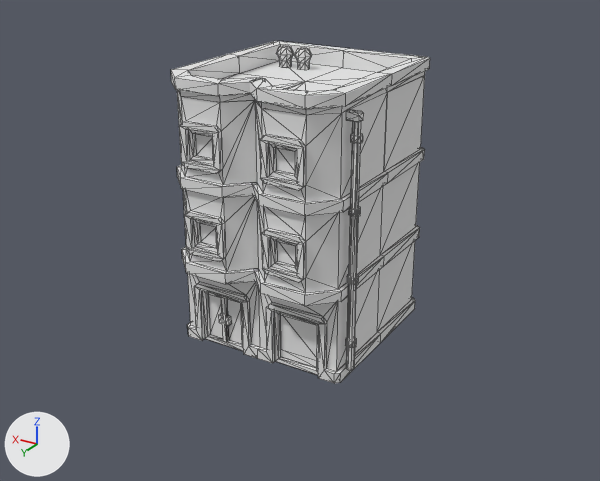
Before and after pictures for a commit that changed the glTF model assets/building-a.glb.
One viewpoint serves both versions: a 50 mm camera at (-1.84, 3.1, 2.01) aimed at (-0.04, 0.09, 0.5). Every picture has the same lights, and +X, +Y and +Z are marked at lower left. The first picture is the older version. Mesh edges are drawn as thin lines. Vertices at exactly the same position are counted once.

In view in the first picture: 'building-a'.
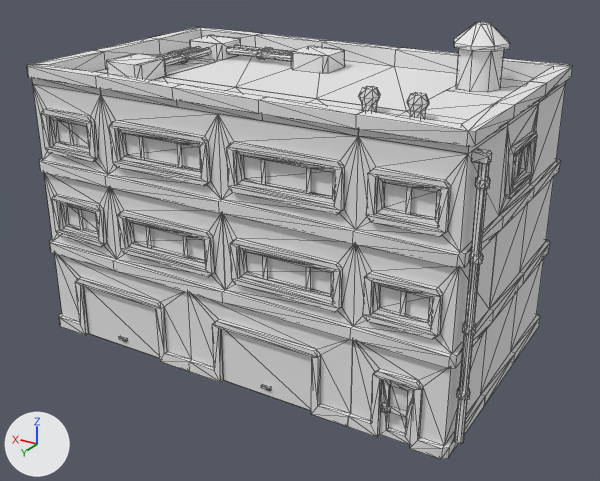
Where the change shows, as pixel boxes [x1, y1, x2, y2] in the pictures (600 x 481 px; the box of a moved part takes in the faces that stretch with it):
'building-a', reshaped (110% wider, 28% taller)
    before: [171, 41, 430, 383]
    after: [27, 22, 573, 459]
part 1 of me_building_a, added
    after: [178, 52, 189, 64]
part 2 of me_building_a, added
    after: [256, 49, 266, 60]
part 3 of me_building_a, moved or reshaped
    before: [380, 162, 420, 266]
    after: [520, 177, 554, 283]
part 4 of me_building_a, moved or reshaped
    before: [384, 75, 425, 183]
    after: [511, 258, 544, 362]
part 5 of me_building_a, moved or reshaped
    before: [294, 48, 312, 70]
    after: [407, 93, 429, 119]
part 6 of me_building_a, moved or reshaped
    before: [276, 46, 294, 68]
    after: [358, 86, 380, 112]
part 7 of me_building_a, added
    after: [261, 384, 271, 391]
part 8 of me_building_a, moved or reshaped
    before: [346, 121, 361, 370]
    after: [454, 163, 490, 444]
part 9 of me_building_a, moved or reshaped
    before: [346, 109, 363, 122]
    after: [471, 148, 492, 164]
part 10 of me_building_a, moved or reshaped
    before: [350, 134, 363, 144]
    after: [475, 177, 490, 189]
part 11 of me_building_a, moved or reshaped
    before: [347, 274, 359, 284]
    after: [462, 322, 476, 335]
part 12 of me_building_a, moved or reshaped
    before: [345, 337, 357, 348]
    after: [456, 387, 470, 400]
part 13 of me_building_a, moved or reshaped
    before: [348, 207, 361, 217]
    after: [468, 253, 483, 265]
part 14 of me_building_a, moved or reshaped
    before: [226, 315, 232, 325]
    after: [382, 402, 388, 414]
part 15 of me_building_a, deleted
    before: [171, 41, 430, 383]
part 16 of me_building_a, added
    after: [27, 22, 573, 459]

The edits, one by one:
me_building_a is used by ob_building_a; location (0.0, 0.0, 0.0).
me_building_a had 733 vertices, 1242 faces and spanned x -0.442..0.442, y -0.47..0.47, z 0.0..1.293.
me_building_a now has 1355 vertices, 2046 faces and spans x -1.041..1.043, y -0.621..0.621, z 0.0..1.47.
me_building_a part 1: a new loose piece, an 8-sided cylinder along y spanning x 0.667..0.718, y -0.055..-0.026, z 1.214..1.266, in mat_colormap (its picture is missing).
me_building_a part 2: a new loose piece, an 8-sided cylinder along x spanning x 0.408..0.437, y -0.336..-0.285, z 1.214..1.266, in mat_colormap (its picture is missing).
me_building_a part 3: the loose piece of 15 vertices spanning x -0.398..0.022, y -0.47..-0.05, z 0.4..0.8 is moved by (-0.599, -0.151, 0.0).
me_building_a part 4: the loose piece of 15 vertices spanning x -0.398..0.022, y -0.47..-0.05, z 0.8..1.2 is moved by (-0.599, -0.151, -0.8).
me_building_a part 5: the loose piece of 32 vertices spanning x 0.126..0.215, y -0.327..-0.238, z 1.2..1.293 is moved by (-0.829, 0.564, 0.0).
me_building_a part 6: the loose piece of 32 vertices spanning x 0.226..0.315, y -0.327..-0.238, z 1.2..1.293 is moved by (-0.729, 0.564, 0.0).
me_building_a part 7: a new loose piece, a box spanning x -0.199..-0.156, y 0.599..0.61, z 0.037..0.05, in mat_colormap (its picture is missing).
me_building_a part 8: the loose piece of 16 vertices spanning x -0.434..-0.398, y 0.278..0.314, z 0.05..1.164 is moved by (-0.599, 0.249, 0.0).
me_building_a part 9: the loose piece of 10 vertices spanning x -0.434..-0.378, y 0.278..0.314, z 1.164..1.2 is moved by (-0.599, 0.249, 0.0).
me_building_a part 10: the loose piece of 16 vertices spanning x -0.442..-0.391, y 0.27..0.322, z 1.079..1.107 is moved by (-0.599, 0.249, 0.0).
me_building_a part 11: the loose piece of 16 vertices spanning x -0.442..-0.391, y 0.27..0.322, z 0.471..0.499 is moved by (-0.599, 0.249, 0.057).
me_building_a part 12: the loose piece of 16 vertices spanning x -0.442..-0.391, y 0.27..0.322, z 0.167..0.195 is moved by (-0.599, 0.249, 0.085).
me_building_a part 13: the loose piece of 16 vertices spanning x -0.442..-0.391, y 0.27..0.322, z 0.775..0.803 is moved by (-0.599, 0.249, 0.028).
me_building_a part 14: the loose piece of 8 vertices spanning x 0.193..0.212, y 0.33..0.35, z 0.114..0.156 is scaled about its middle by (-1, 0.55, 1), then moved by (-0.93, 0.264, 0.0).
me_building_a part 15: 12 loose pieces with 541 vertices, spanning x -0.398..0.442, y -0.47..0.47, z 0.0..1.28, are deleted.
me_building_a part 16: 1075 vertices added at x -0.997..1.043, y -0.621..0.619, z 0.0..1.47.
Other edits to the shape of me_building_a do not show in these pictures.
